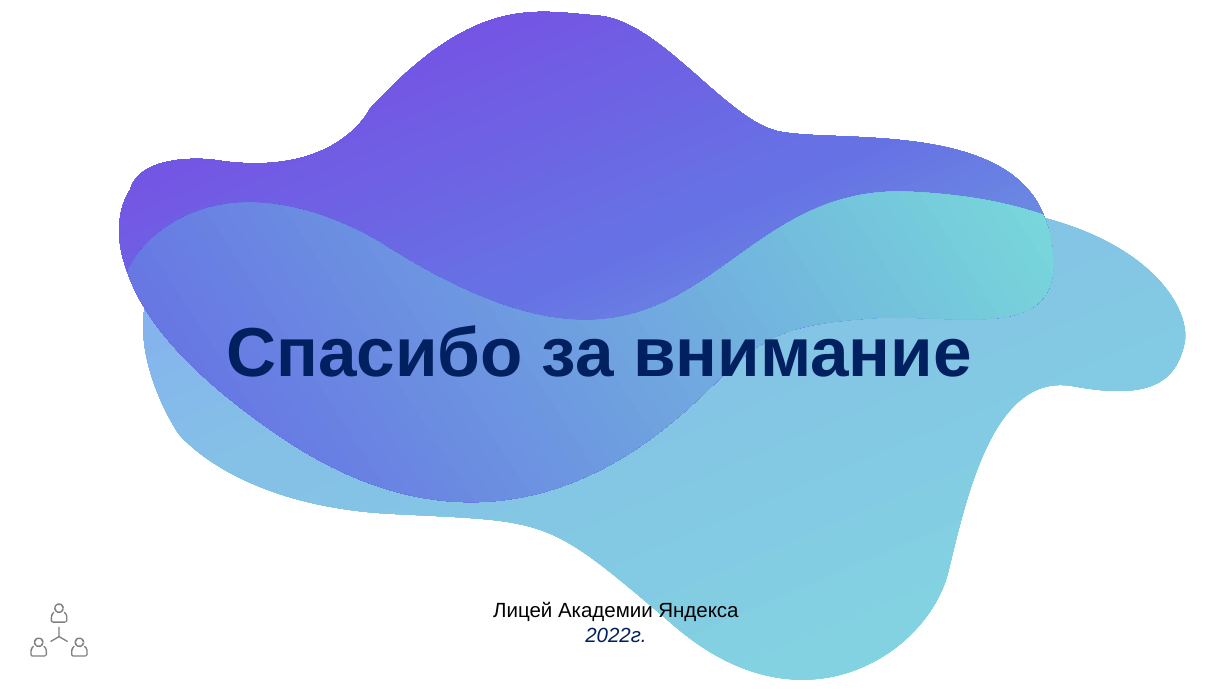
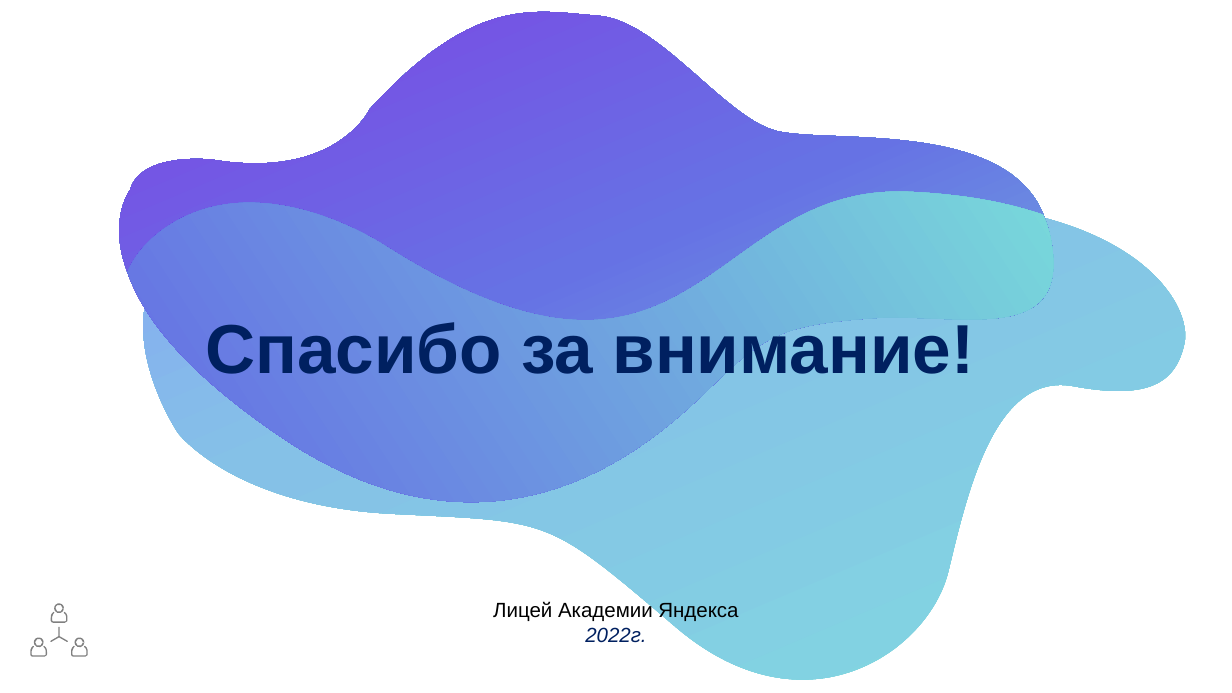
Before and after one commit to germanivanov0719/Yandex3, a slide deck: slide 6 of Docs/Сайт.pptx. Drawn at 1232x693 pixels with LibreOffice and Linux fonts; fonts in the diff are those of the drawing. Boxes give left, top, right and bottom in pixels: in the first picture for what was removed or moved away, otherwise in the second. Text is boxed around its words. In the diff, an @@ line names an element or a change of style, - is before the commit and + after.

```diff
--- a/Docs/Сайт.pptx
+++ b/Docs/Сайт.pptx
@@ text at box(205, 319, 974, 386): text changed @@
-Спасибо за внимание
+Спасибо за внимание!
```
Also in this commit, not shown: 2 other slides changed, 2 other files.
